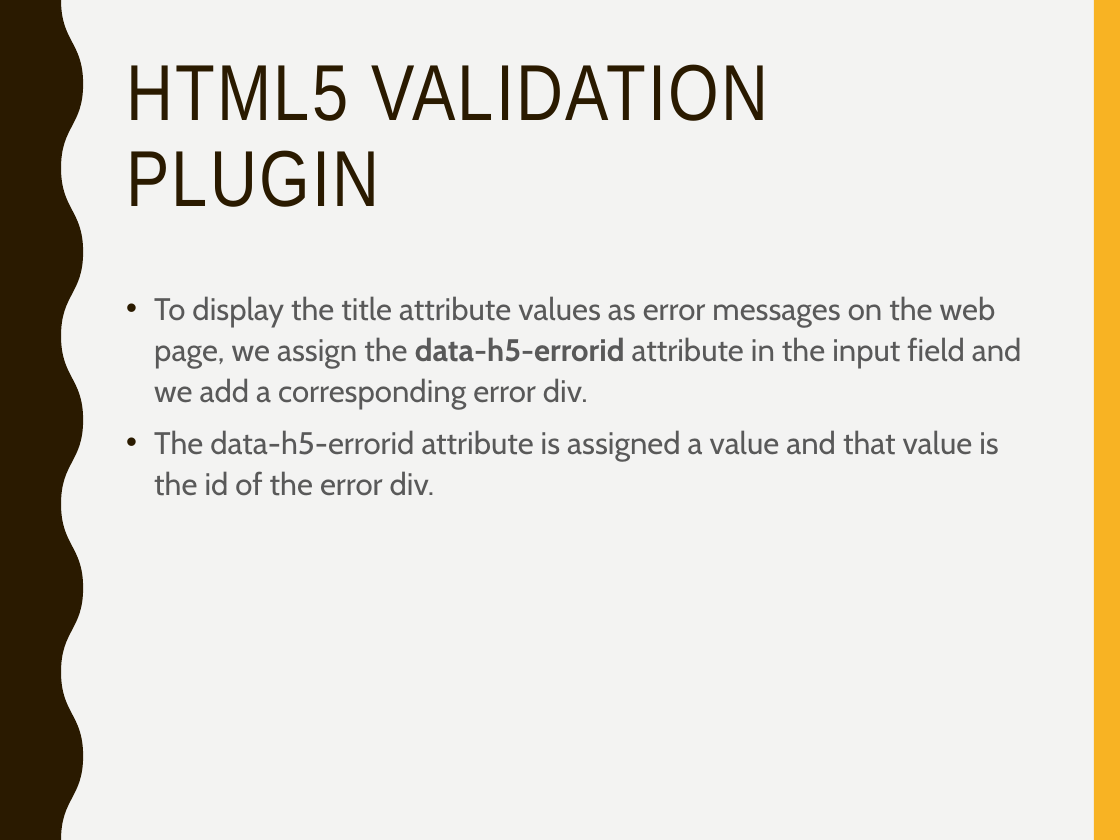
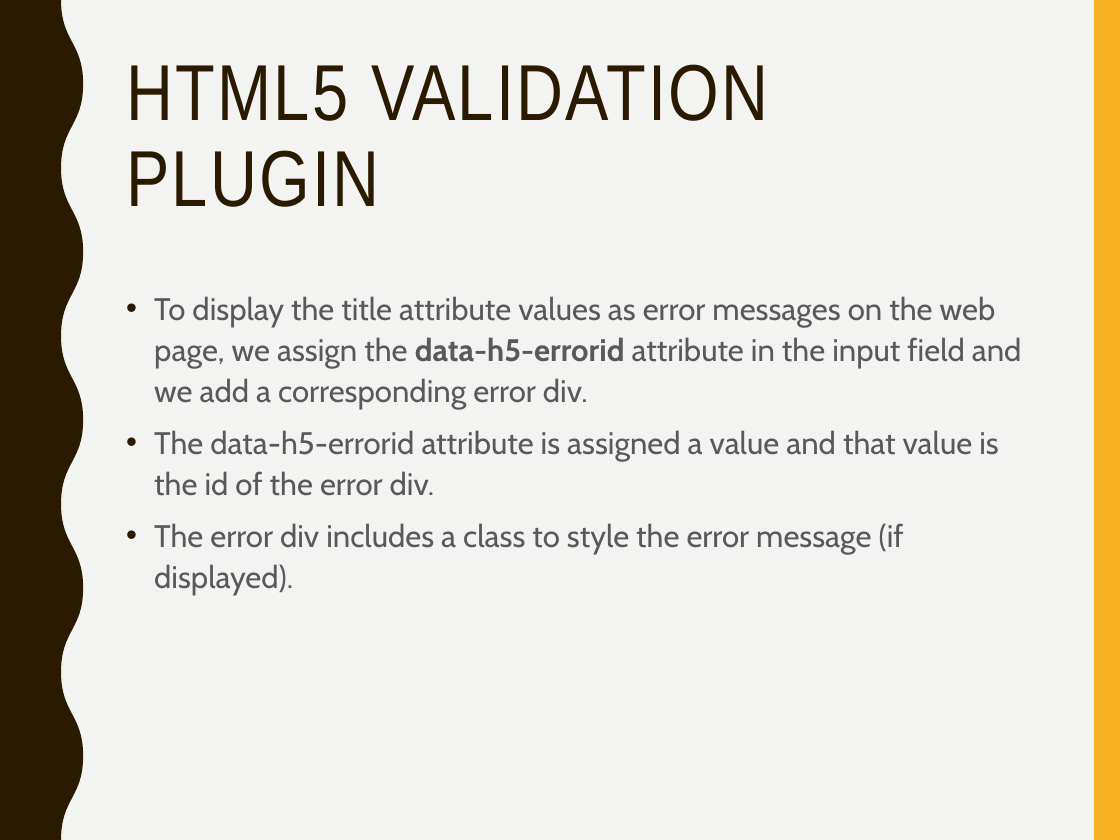
Before and after one commit to mlyngweb1/Website-Development-2-src, a slide deck: slide 23 of topic-06-jQuery-2/talk-1/talk-1.pptx. Drawn at 1120x840 pixels with LibreOffice and Linux fonts; fonts in the diff are those of the drawing. Boxes give left, top, right and bottom in pixels: in the first picture for what was removed or moved away, otherwise in the second. Text is boxed around its words. In the diff, an @@ line names an element or a change of style, - is before the commit and + after.

```diff
--- a/topic-06-jQuery-2/talk-1/talk-1.pptx
+++ b/topic-06-jQuery-2/talk-1/talk-1.pptx
@@ text at (x1=154, y1=523, x2=904, y2=595): paragraph added @@
+• The error div includes a class to style the error message (if displayed).
```
Also in this commit, not shown: 2 other files.
